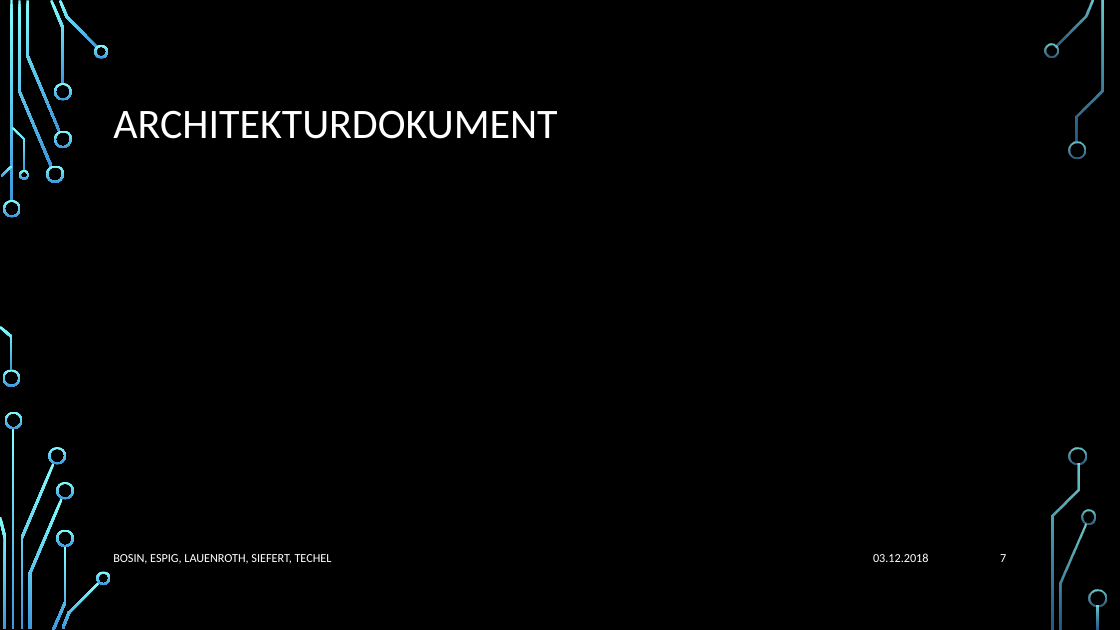
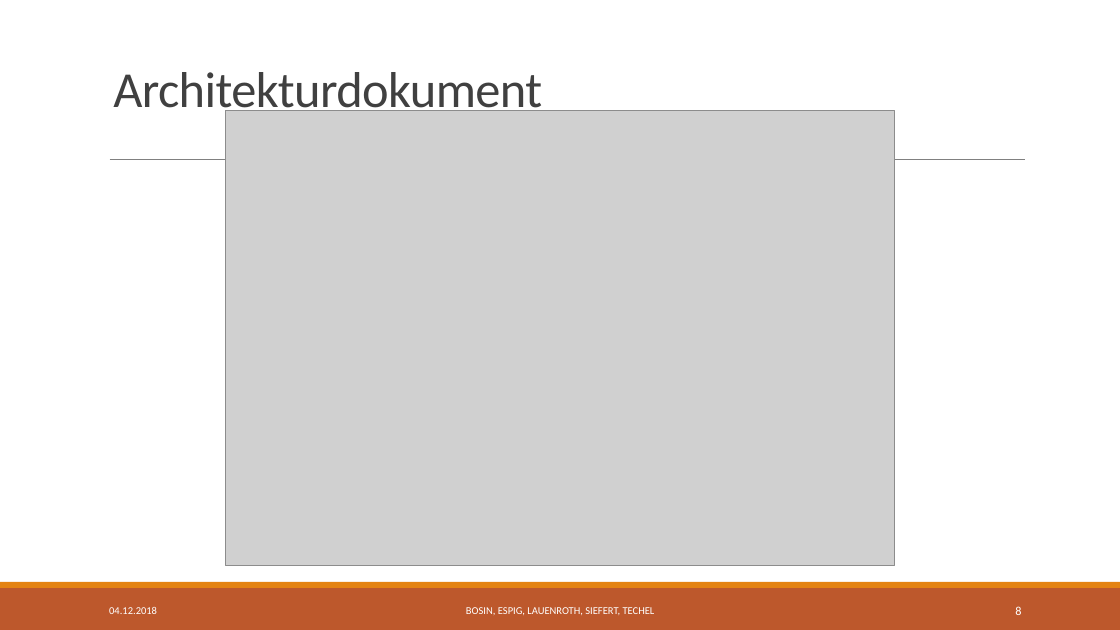
Before and after one commit to Jotec1705/SE-Project2018, a slide deck: slide 8 of Dokumente/02_Arbeitsbereich/01_Projekthandbuch/TouchDown Präsentation UniRisk.pptx (slide 7 before the commit). Drawn at 1120x630 pixels with LibreOffice and Linux fonts; fonts in the diff are those of the drawing; grey boxes stand for pictures; background and template pictures are left out. Boxes give left, top, right and bottom in pixels: in the first picture for what was removed or moved away, otherwise in the second. Text is boxed around its words. In the diff, an @@ line names an element or a change of style, - is before the commit and + after.

```diff
--- a/Dokumente/02_Arbeitsbereich/01_Projekthandbuch/TouchDown Präsentation UniRisk.pptx
+++ b/Dokumente/02_Arbeitsbereich/01_Projekthandbuch/TouchDown Präsentation UniRisk.pptx
@@ background picture (left out) to #FFFFFF @@
@@ title "Architekturdokument" at <box>113,72,542,118</box>: vertical alignment middle to bottom @@
@@ title at <box>113,72,542,118</box>: text changed; size 36 to 43.2 pt; text colour #FFFFFF to #404040 @@
-ARCHITEKTURDOKUMENT
+Architekturdokument
@@ picture added at <box>225,110,895,565</box> @@
@@ line added from (110, 160) to (1026, 160), #808080 0.5 pt @@
@@ rectangle added at <box>0,588,1120,630</box>, fill #BD582C @@
@@ rectangle added at <box>0,582,1120,588</box>, fill #E48312 @@
@@ text "BOSIN, ESPIG, LAUENROTH, SIEFERT, TECHEL": place and size @@
-text "BOSIN, ESPIG, LAUENROTH, SIEFERT, TECHEL" at <box>113,554,332,564</box>
+text "BOSIN, ESPIG, LAUENROTH, SIEFERT, TECHEL" at <box>466,607,655,615</box>
@@ text "BOSIN, ESPIG, LAUENROTH, SIEFERT, TECHEL" at <box>466,607,655,615</box>: size 10.5 to 9 pt; alignment left to centre @@
@@ text at <box>109,607,157,614</box>: text changed; size 10.5 to 9 pt @@
-03.12.2018
+04.12.2018
@@ page number at <box>1015,606,1021,615</box>: text changed @@
-7
+8
@@ group removed at <box>0,0,1107,630</box>: 33 freeform shapes, 3 rectangles @@
```
Also in this commit, not shown: 10 other slides changed, 1 slide added.
